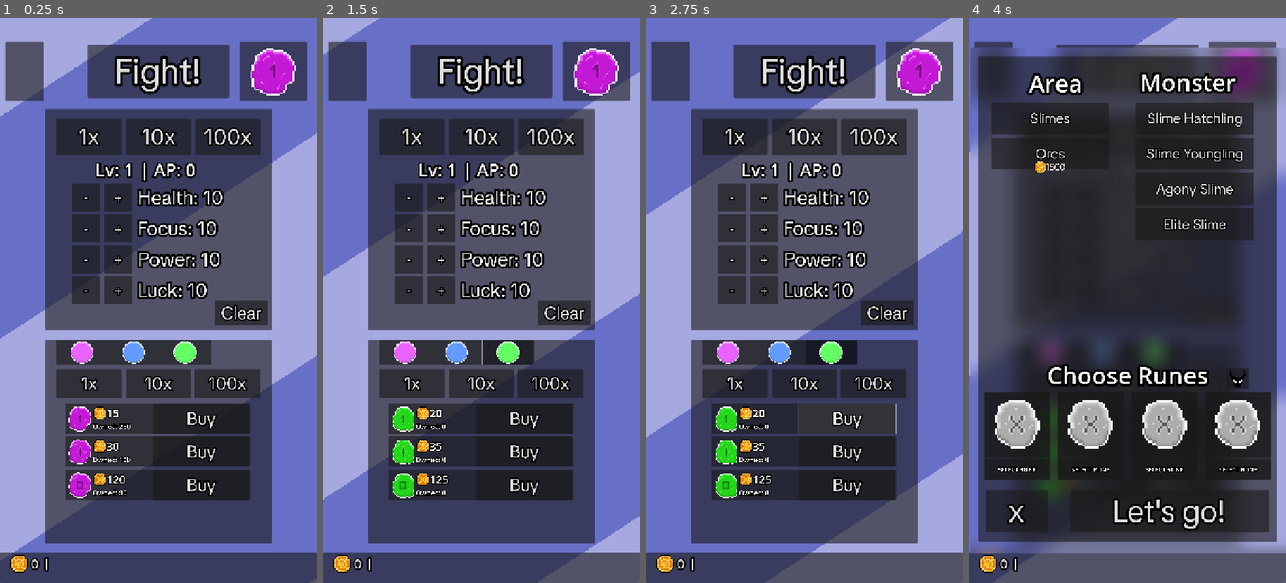
Above: before the commit, frames 1-4 (left to right).
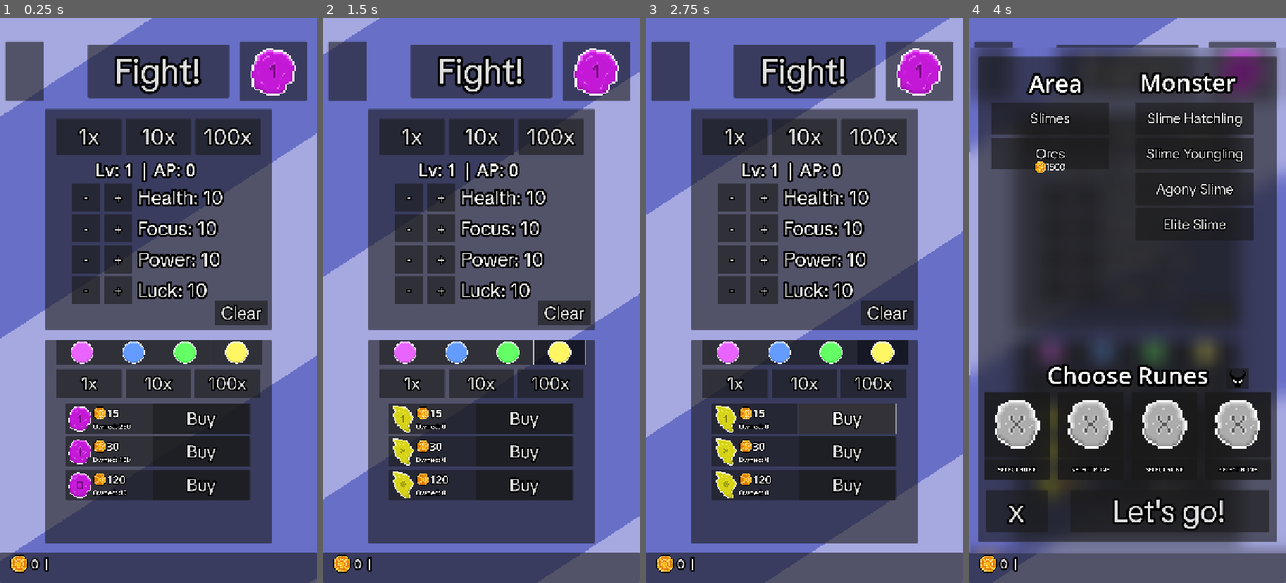
Above: after the commit, the same moments.

Repository: Nano95/project_RUNES
Game: Godot game, scene res://Scenes/Main.tscn
Two runs of this game, one before a commit and one after it. Both use one fixed random seed, a clock stepped at 60 frames per second and the inputs below.
Inputs (mouse positions are in pixels of both pictures, inside the frame that each line leads up to):
- Up to frame 1 (0.25 s): no input
- Up to frame 2 (1.5 s): click (506, 351) at 0.5 s; click (560, 351) at 1.27 s
- Up to frame 3 (2.75 s): click "Buy" at 2 s
- Up to frame 4 (4 s): click "Fight!" at 2.75 s; click "Slimes" at 3.5 s

The runs differ from the first frame. In frame 1, 0.7% of the frame differs, in the area x 66-83%, y 57-62%; in frame 2, 1.6%, in the area x 22-83%, y 57-85%; in frame 3, 1.6%; in frame 4, 0.5%.

Commit message:
Electric status added, runes and stun effect

Diff:
--- a/Scenes/MonsterInstance.tscn
+++ b/Scenes/MonsterInstance.tscn
@@ -849,10 +849,11 @@
 
 [node name="AnimatedSprite2D" type="AnimatedSprite2D" parent="."]
 unique_name_in_owner = true
+modulate = Color(1, 1, 0, 1)
 material = SubResource("ShaderMaterial_q5h8j")
 scale = Vector2(4, 4)
 sprite_frames = SubResource("SpriteFrames_krk12")
-animation = &"jungle1"
+animation = &"sandling3"
 offset = Vector2(0, 1)
 
 [node name="Hp" parent="." instance=ExtResource("8_rovrv")]
--- a/Scenes/RuneAnimation.tscn
+++ b/Scenes/RuneAnimation.tscn
@@ -1,9 +1,10 @@
-[gd_scene load_steps=32 format=3 uid="uid://d2g2e823fkk04"]
+[gd_scene load_steps=40 format=3 uid="uid://d2g2e823fkk04"]
 
 [ext_resource type="Script" uid="uid://bo0ds2kjs8dux" path="res://Scripts/RuneAnimation.gd" id="1_h5b0l"]
 [ext_resource type="Texture2D" uid="uid://64bw7b0rb4xm" path="res://Sprites/animations/EXPLOSION_2_SS.png" id="2_8ilhm"]
 [ext_resource type="Texture2D" uid="uid://bg31s6oacmyfs" path="res://Sprites/animations/earth_explosion.png" id="3_68aoj"]
 [ext_resource type="Texture2D" uid="uid://bwkrimx3od3f5" path="res://Sprites/animations/magic_explosion3.png" id="4_uk4y1"]
+[ext_resource type="Texture2D" uid="uid://knmrrrqp7lhi" path="res://Sprites/animations/electric_explosion.png" id="4_xcdel"]
 
 [sub_resource type="AtlasTexture" id="AtlasTexture_vi048"]
 atlas = ExtResource("4_uk4y1")
@@ -60,6 +61,34 @@
 [sub_resource type="AtlasTexture" id="AtlasTexture_q8iva"]
 atlas = ExtResource("3_68aoj")
 region = Rect2(0, 192, 32, 32)
+
+[sub_resource type="AtlasTexture" id="AtlasTexture_vcmdh"]
+atlas = ExtResource("4_xcdel")
+region = Rect2(0, 0, 40, 40)
+
+[sub_resource type="AtlasTexture" id="AtlasTexture_gr8h7"]
+atlas = ExtResource("4_xcdel")
+region = Rect2(0, 40, 40, 40)
+
+[sub_resource type="AtlasTexture" id="AtlasTexture_cbor1"]
+atlas = ExtResource("4_xcdel")
+region = Rect2(0, 80, 40, 40)
+
+[sub_resource type="AtlasTexture" id="AtlasTexture_iro5q"]
+atlas = ExtResource("4_xcdel")
+region = Rect2(0, 120, 40, 40)
+
+[sub_resource type="AtlasTexture" id="AtlasTexture_l62j7"]
+atlas = ExtResource("4_xcdel")
+region = Rect2(0, 160, 40, 40)
+
+[sub_resource type="AtlasTexture" id="AtlasTexture_6yffw"]
+atlas = ExtResource("4_xcdel")
+region = Rect2(0, 200, 40, 40)
+
+[sub_resource type="AtlasTexture" id="AtlasTexture_mys1b"]
+atlas = ExtResource("4_xcdel")
+region = Rect2(0, 240, 40, 40)
 
 [sub_resource type="AtlasTexture" id="AtlasTexture_68aoj"]
 atlas = ExtResource("2_8ilhm")
@@ -162,6 +191,32 @@
 "loop": false,
 "name": &"earth",
 "speed": 14.0
+}, {
+"frames": [{
+"duration": 1.0,
+"texture": SubResource("AtlasTexture_vcmdh")
+}, {
+"duration": 1.0,
+"texture": SubResource("AtlasTexture_gr8h7")
+}, {
+"duration": 1.0,
+"texture": SubResource("AtlasTexture_cbor1")
+}, {
+"duration": 1.0,
+"texture": SubResource("AtlasTexture_iro5q")
+}, {
+"duration": 1.0,
+"texture": SubResource("AtlasTexture_l62j7")
+}, {
+"duration": 1.0,
+"texture": SubResource("AtlasTexture_6yffw")
+}, {
+"duration": 1.0,
+"texture": SubResource("AtlasTexture_mys1b")
+}],
+"loop": false,
+"name": &"electric",
+"speed": 16.0
 }, {
 "frames": [{
 "duration": 1.0,
@@ -211,6 +266,6 @@
 [node name="AnimatedSprite2D" type="AnimatedSprite2D" parent="."]
 scale = Vector2(4, 4)
 sprite_frames = SubResource("SpriteFrames_bvj6b")
-animation = &"earth"
+animation = &"electric"
 frame = 6
 frame_progress = 1.0
--- a/Scenes/RuneShop.tscn
+++ b/Scenes/RuneShop.tscn
@@ -6,6 +6,7 @@
 [ext_resource type="Texture2D" uid="uid://duwfmvpb1gi26" path="res://Sprites/Runes/HEALING_ICON.png" id="6_psxnm"]
 [ext_resource type="FontFile" uid="uid://dkwdv1gjlxyfy" path="res://TikTokSans_24pt-Regular.ttf" id="6_r014n"]
 [ext_resource type="Texture2D" uid="uid://caw0lcvwp11bs" path="res://Sprites/Runes/EARTH_ICON.png" id="7_psxnm"]
+[ext_resource type="Texture2D" uid="uid://b6wjln8kgde2u" path="res://Sprites/Runes/ELECTRIC_ICON.png" id="8_la3t4"]
 [ext_resource type="ButtonGroup" uid="uid://b3bkme5g3nkds" path="res://Resources/shopBtnQty.tres" id="11_r014n"]
 
 [node name="ShopPanel" type="Control" node_paths=PackedStringArray("btn1", "btn10", "btn100")]
@@ -93,6 +94,21 @@
 icon_alignment = 1
 expand_icon = true
 
+[node name="electric" type="Button" parent="Panel/TypesContainer"]
+layout_mode = 0
+offset_left = 377.0
+offset_right = 669.5
+offset_bottom = 138.00002
+scale = Vector2(0.4, 0.4)
+theme_override_constants/outline_size = 35
+theme_override_fonts/font = ExtResource("6_r014n")
+theme_override_font_sizes/font_size = 100
+toggle_mode = true
+button_group = ExtResource("11_r014n")
+icon = ExtResource("8_la3t4")
+icon_alignment = 1
+expand_icon = true
+
 [node name="Button1" type="Button" parent="Panel"]
 layout_mode = 0
 offset_left = 26.0
--- a/Scripts/GameController.gd
+++ b/Scripts/GameController.gd
@@ -46,6 +46,8 @@
 
 var escape_timer_counter:int = 0
 var escape_in_progress:bool = false
+
+var STUN:String = "electric" # KEEP IN SYNC WITH MONSTER INSTANCE 'STUN'
 
 func _ready() -> void:
 	%Camera2D.setup(null) # temporary null until i know what i need to do
@@ -68,7 +70,8 @@
 		current_focus = max_focus
 		heal(1000)
 
-	spawn_stage(main.battle_data["index"], (10 + Utils.get_unlocked_number_of_families()))
+	# Max should be 20
+	spawn_stage(main.battle_data["index"], (10 + min(10,Utils.get_unlocked_number_of_families())))
 	var next_attack = calculate_next_incoming_attack()
 	game_ui.update_monster_data(next_attack.turns, next_attack.damage)
 	game_ui.update_focus(current_focus)
@@ -159,6 +162,7 @@
 	if (msg != focus_msg):
 		lbl.animation_complete.connect(spawn_summary_panel.bind(msg))
 
+	game_ui.update_monster_data(0, 0)
 	if (xp_gain > 0):
 		var xp_lbl = xp_label.instantiate()
 		my_grid.spawn_to_fx_container(xp_lbl)
@@ -265,7 +269,6 @@
 	if check_if_all_monsters_dead(true):
 		return
 
-
 	# 3. Now calculate the next attack using UPDATED timers
 	var next_attack = calculate_next_incoming_attack()
 
@@ -288,6 +291,12 @@
 	for monster in monsters:
 		if monster.is_elite_or_boss():
 			if monster.individual_turns_left <= 0:
+				if monster.status_effects.has(STUN): # SKIP ATTACK IF STUNNED
+					monster.status_effects[STUN] -= 1
+					if monster.status_effects[STUN] <= 0:
+						monster.status_effects.erase(STUN)
+					monster.individual_turns_left = monster.base.attack_speed
+					continue
 				take_damage(monster.current_power)
 				monster.individual_turns_left = monster.base.attack_speed
 
@@ -310,8 +319,10 @@
 			continue
 		if monster.is_elite_or_boss():
 			continue
+		if monster.status_effects.has(STUN):
+			continue
+
 		total_power += monster.current_power
-
 	return total_power
 
 func calculate_next_elite_attack() -> Dictionary:
@@ -338,7 +349,7 @@
 	var elite_turn = calculate_next_elite_attack()
 	var monster_group_turns = group_turns_left
 	var monster_group_damage = calculate_group_power()
-	if (monster_group_damage == 0): monster_group_turns = INF # This means group enemies are dead - elite is alive
+	#if (monster_group_damage == 0): monster_group_turns = INF # This means group enemies are dead - elite is alive
 	# Compare which attack is sooner
 	if (elite_turn.turns < monster_group_turns):
 		return elite_turn
@@ -439,10 +450,14 @@
 	match selected_rune.pattern:
 		"strike":
 			damage_single(row, col)
-		"cross":
+		"plus":
 			damage_plus(row, col)
 		"expl":
 			damage_3x3(row, col)
+		"cross":
+			damage_cross(row, col)
+		"diamond":
+			damage_diamond(row, col)
 
 	var new_qty = main.game_data.remove_rune_from_inv(selected_rune, 1)
 	game_ui.update_rune_qty(selected_rune.name, new_qty)
@@ -472,7 +487,6 @@
 			#reduce_all_monster_timers(1)
 	var percent:float = max_focus * 0.01
 	var bonus:int = int(ceil(base_heal * percent))
-	print("Bonus: ", base_heal + bonus)
 	heal(base_heal + bonus)
 
 	if (lbl_position != Vector2.ZERO):
@@ -490,9 +504,11 @@
 	if (is_instance_valid(monster)):
 		var mult:float = get_element_multiplier(selected_rune.rune_type, monster)
 		# Earth runes deal slightly less direct damage
-		if (selected_rune.rune_type == "earth"):
-			mult *= 0.75
-
+		match selected_rune.rune_type:
+			"earth": # Earth magic has the DoT ability
+				mult *= 0.75
+			"electric": # Stuns
+				mult *= .8
 		var dmg:int = int(current_power * mult)
 		# Apply poison if rune is poison
 		var crit_hit:bool=false
@@ -504,11 +520,15 @@
 					crit_hit = true
 
 			"earth": # Earth magic has the DoT ability
-				print("Applying poison at time: ", Time.get_ticks_msec())
 				var poison_dmg = int(current_power * 0.15)
 				monster.apply_poison(poison_dmg, 4)
+			"electric":
+				#make it 100% for now to test
+				var stun_chance := 0.3 + (current_luck * .02)
+				if randf() < stun_chance:
+					var duration:int = 3
+					monster.apply_stun(duration)
 		monster.take_damage(dmg, selected_rune.rune_type, crit_hit)
-
 
 func spawn_rune_explosion(row: int, col: int):
 	var rune = rune_animation.instantiate()
@@ -537,7 +557,7 @@
 		for dc in range(-1, 2):
 			damage_cell(r+dr, c+dc)
 
-func damage_electric_diamond(r: int, c: int) -> void:
+func damage_diamond(r: int, c: int) -> void:
 	var offsets = [
 		Vector2i(-2, 0),
 		Vector2i(-1, -1), Vector2i(-1, 1),
@@ -549,7 +569,7 @@
 	for off in offsets:
 		damage_cell(r + off.x, c + off.y)
 
-func damage_electric_x(r: int, c: int) -> void:
+func damage_cross(r: int, c: int) -> void:
 	var offsets = [
 		Vector2i(-1, -1), Vector2i(-1, 1),
 		Vector2i(0, 0),
--- a/Scripts/Main.gd
+++ b/Scripts/Main.gd
@@ -99,12 +99,10 @@
 	if (what == NOTIFICATION_WM_WINDOW_FOCUS_IN):
 		# IOS and PC
 		if !(OS.get_name() == "Android"):
-			print("- OS.get_name(): ", OS.get_name())
 			focus_in_notification()
 
 	if (what == NOTIFICATION_APPLICATION_RESUMED):
 		if (OS.get_name() == "Android"):
-			print("- OS.get_name()2 ", OS.get_name())
 			focus_in_notification()
 
 	elif (what == NOTIFICATION_WM_WINDOW_FOCUS_OUT):
@@ -141,7 +139,6 @@
 		if (game_data["offline_rune_timestamps"][slot] == 0): continue
 		game_data["offline_rune_timestamps"][slot] = Time.get_unix_time_from_system()
 	save_game()
-	print("-debug: FOCUS OUT")
 
 func check_offline_time_and_rewards() -> void:
 	# gets most recent time to calculate total time played
@@ -151,10 +148,8 @@
 
 	if (last > 3):
 		var elapsed:int = now - last
-		print("FOCUS IN — elapsed: ", Utils.format_time(elapsed))
 		var info = info_pop_up.instantiate() as InfoPopup
 		spawn_to_top_ui_layer(info)
-		info.show_info(str("Gone: ", Utils.format_time(elapsed)))
 		var results = CraftingSystem.process_elapsed(elapsed, game_data)
 		game_data.add_crafted_runes_by_name(results)
 		if (results.keys().size() > 0):
--- a/Scripts/Resources/MonsterInstance.gd
+++ b/Scripts/Resources/MonsterInstance.gd
@@ -17,9 +17,10 @@
 		#"damage_per_tick": 0,
 		#"turns_remaining": 0
 	#}
+	#"stun": 0
 }
 var POISON:String = "earth"
-var STUN:String = "electric"
+var STUN:String = "electric" # KEEP IN SYNC WITH GAME CONTROLLER
 var dmg_color:Dictionary = {
 	"arcane": "ff6969",
 	"earth": "bbff69",
@@ -93,6 +94,15 @@
 
 	#add_status_icon(POISON) # optional # it should be a Vcontainer
 
+ #Change color of stun so that i can validate this working
+func apply_stun(turns: int) -> void:
+	# If already stunned, refresh or extend — your choice
+	if !status_effects.has(STUN):
+		status_effects[STUN] = turns
+	else:
+		status_effects[STUN] = max(status_effects[STUN], turns)
+
+
 func process_status_effect() -> void:
 	if (status_effects.has(POISON)):
 		if (status_effects[POISON]["turns_remaining"] > 0):
@@ -101,6 +111,14 @@
 			if (status_effects[POISON]["turns_remaining"] <= 0):
 				status_effects.erase(POISON)
 				#remove_status_icon(POISON)
+
+	if status_effects.has(STUN):
+		status_effects[STUN] -= 1
+		if status_effects[STUN] <= 0:
+			status_effects.erase(STUN)
+		# Stunned monsters skip ALL other processing
+		return
+
 
 func animate_hit() -> void:
 	# ANIMATE SIZE
--- a/Scripts/Resources/Runes/ArcaneCrossRune.tres
+++ b/Scripts/Resources/Runes/ArcaneCrossRune.tres
@@ -8,7 +8,7 @@
 name = "Arcane Cross"
 mini_name = "Arc Cross"
 icon = ExtResource("1_vbc1f")
-pattern = "cross"
+pattern = "plus"
 focus_cost = 4
 buy_cost = 30
 craft_time = 9
--- a/Scripts/Resources/Runes/EarthCrossRune.tres
+++ b/Scripts/Resources/Runes/EarthCrossRune.tres
@@ -8,7 +8,7 @@
 name = "Earth Cross"
 mini_name = "Eth Cross"
 icon = ExtResource("1_gsks3")
-pattern = "cross"
+pattern = "plus"
 focus_cost = 4
 rune_type = "earth"
 essence_type = "earth"
--- /dev/null
+++ b/Scripts/Resources/Runes/ElectricCrossRune.tres
@@ -0,0 +1,18 @@
+[gd_resource type="Resource" script_class="RuneData" load_steps=3 format=3 uid="uid://du7e5716qgh8w"]
+
+[ext_resource type="Texture2D" uid="uid://q7kilkhngkw4" path="res://Sprites/Runes/ELECTRIC_CROSS_RUNE.png" id="1_237s0"]
+[ext_resource type="Script" uid="uid://wqovi0smk0qq" path="res://Scripts/RuneData.gd" id="2_6kcbs"]
+
+[resource]
+script = ExtResource("2_6kcbs")
+name = "Electric Cross"
+mini_name = "Ele Cross"
+icon = ExtResource("1_237s0")
+pattern = "cross"
+focus_cost = 5
+rune_type = "electric"
+essence_type = "electric"
+buy_cost = 30
+craft_time = 9
+essence_cost = 6
+metadata/_custom_type_script = "uid://wqovi0smk0qq"
--- /dev/null
+++ b/Scripts/Resources/Runes/ElectricExplosionRune.tres
@@ -0,0 +1,18 @@
+[gd_resource type="Resource" script_class="RuneData" load_steps=3 format=3 uid="uid://c23e817vlccaa"]
+
+[ext_resource type="Texture2D" uid="uid://bae3grnduo6sw" path="res://Sprites/Runes/ELECTRIC_EXPLOSION_RUNE.png" id="1_88cl1"]
+[ext_resource type="Script" uid="uid://wqovi0smk0qq" path="res://Scripts/RuneData.gd" id="2_d8wah"]
+
+[resource]
+script = ExtResource("2_d8wah")
+name = "Electric Explosion"
+mini_name = "Ele Expl"
+icon = ExtResource("1_88cl1")
+pattern = "diamond"
+focus_cost = 9
+rune_type = "electric"
+essence_type = "electric"
+buy_cost = 120
+craft_time = 14
+essence_cost = 12
+metadata/_custom_type_script = "uid://wqovi0smk0qq"
--- /dev/null
+++ b/Scripts/Resources/Runes/ElectricStrikeRune.tres
@@ -0,0 +1,18 @@
+[gd_resource type="Resource" script_class="RuneData" load_steps=3 format=3 uid="uid://corylgyyxcldk"]
+
+[ext_resource type="Texture2D" uid="uid://c2pmftwnr8xy0" path="res://Sprites/Runes/ELECTRIC_STRIKE_RUNE.png" id="1_1ei67"]
+[ext_resource type="Script" uid="uid://wqovi0smk0qq" path="res://Scripts/RuneData.gd" id="2_ihgwr"]
+
+[resource]
+script = ExtResource("2_ihgwr")
+name = "Electric Strike"
+mini_name = "Ele Str"
+icon = ExtResource("1_1ei67")
+pattern = "strike"
+focus_cost = 2
+rune_type = "electric"
+essence_type = "electric"
+buy_cost = 15
+craft_time = 6
+essence_cost = 3
+metadata/_custom_type_script = "uid://wqovi0smk0qq"
--- a/Scripts/RuneDatabase.gd
+++ b/Scripts/RuneDatabase.gd
@@ -13,7 +13,9 @@
 	runes["Earth Strike"] = preload("res://Scripts/Resources/Runes/EarthStrikeRune.tres")
 	runes["Earth Cross"] = preload("res://Scripts/Resources/Runes/EarthCrossRune.tres")
 	runes["Earth Explosion"] = preload("res://Scripts/Resources/Runes/EarthExplosionRune.tres")
-
+	runes["Electric Strike"] = preload("res://Scripts/Resources/Runes/ElectricStrikeRune.tres")
+	runes["Electric Cross"] = preload("res://Scripts/Resources/Runes/ElectricCrossRune.tres")
+	runes["Electric Explosion"] = preload("res://Scripts/Resources/Runes/ElectricExplosionRune.tres")
 	# Healing rune
 	runes["Light Healing"] = preload("res://Scripts/Resources/Runes/LightHealingRune.tres")
 	runes["Great Healing"] = preload("res://Scripts/Resources/Runes/GreatHealingRune.tres")
--- a/Scripts/RuneShop.gd
+++ b/Scripts/RuneShop.gd
@@ -28,6 +28,7 @@
 	$Panel/TypesContainer/arcane.pressed.connect(show_runes_for_element.bind("arcane"))
 	$Panel/TypesContainer/healing.pressed.connect(show_runes_for_element.bind("life"))
 	$Panel/TypesContainer/earth.pressed.connect(show_runes_for_element.bind("earth"))
+	$Panel/TypesContainer/electric.pressed.connect(show_runes_for_element.bind("electric"))
 
 func show_runes_for_element(element: String):
 	# clear them first
--- a/Scripts/Utils.gd
+++ b/Scripts/Utils.gd
@@ -69,7 +69,7 @@
 	if minutes > 0 or hours > 0:
 		parts.append("%02d" % minutes)
 
-	parts.append("%02d" % seconds)
+	parts.append("%02ds" % seconds)
 
 	return ":".join(parts)
 
Not shown: 1 places in Scenes/RuneShop.tscn that only renumber resources
Binary file added: Sprites/Runes/EARTH_STATUS_ICON.aseprite
Binary file added: Sprites/Runes/ELECTRIC_ICON.png
Binary file added: Sprites/Runes/ELECTRIC_STATUS_ICON.aseprite
Binary file added: Sprites/animations/electric_explosion.png
